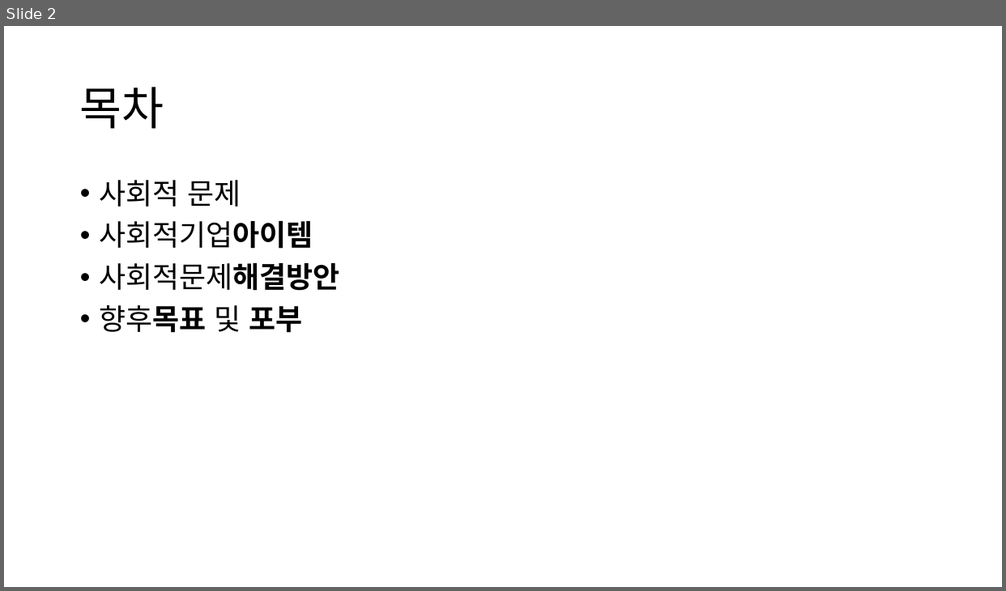
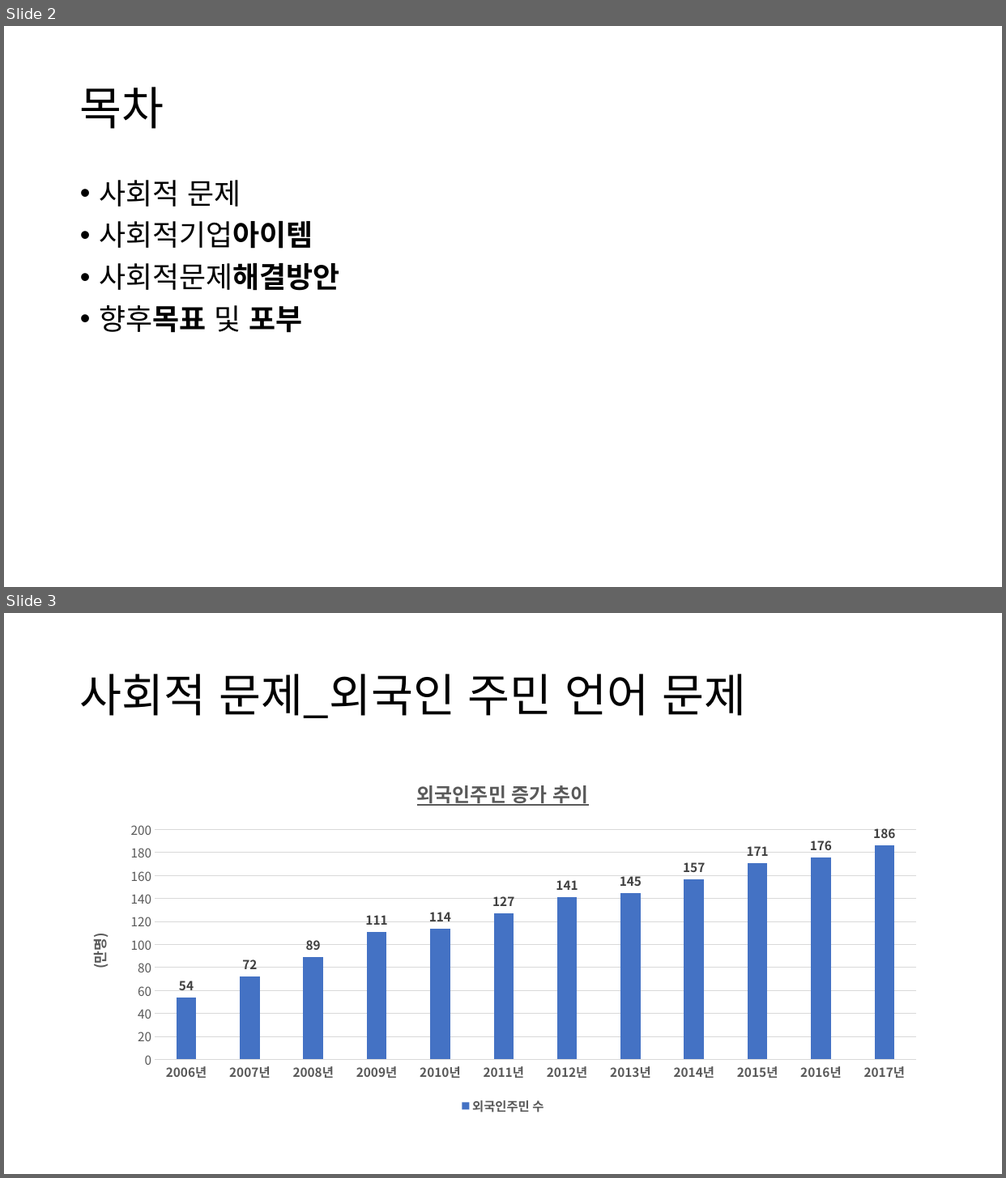
Before and after one commit to ParkBK/BAEUME, a slide deck: 박병근/발표/사회적기업PPT - 복사본.pptx. Shown one above the other, each under a label of ours: slide 2 before the commit, slides 2 and 3 after it. The pictures are 1006x591 and 1006x1178 pixels, drawn with LibreOffice and Linux fonts; fonts in the diff are those of the drawing. Boxes give left, top, right and bottom in pixels: in the first picture for what was removed or moved away, otherwise in the second. Text is boxed around its words. In the diff, an @@ line names an element or a change of style, - is before the commit and + after.

```diff
--- a/박병근/발표/사회적기업PPT - 복사본.pptx
+++ b/박병근/발표/사회적기업PPT - 복사본.pptx
@@ slide 3 added at (4,613,1002,1174), background #FFFFFF @@
@@ title added at (80,674,746,718), 44 pt, text #000000 @@
+사회적 문제_외국인 주민 언어 문제
@@ column chart added at (73,763,934,1119) @@
+title "외국인주민 증가 추이 "
+categories: 2006년, 2007년, 2008년, 2009년, 2010년, 2011년, 2012년, 2013년, 2014년, 2015년, 2016년, 2017년
+외국인주민 수: 54, 72, 89, 111, 114, 127, 141, 145, 157, 171, 176, 186
```
Also in this commit, not shown: 2 slides changed, 3 other slides added, 5 slides removed, 1 other file.
